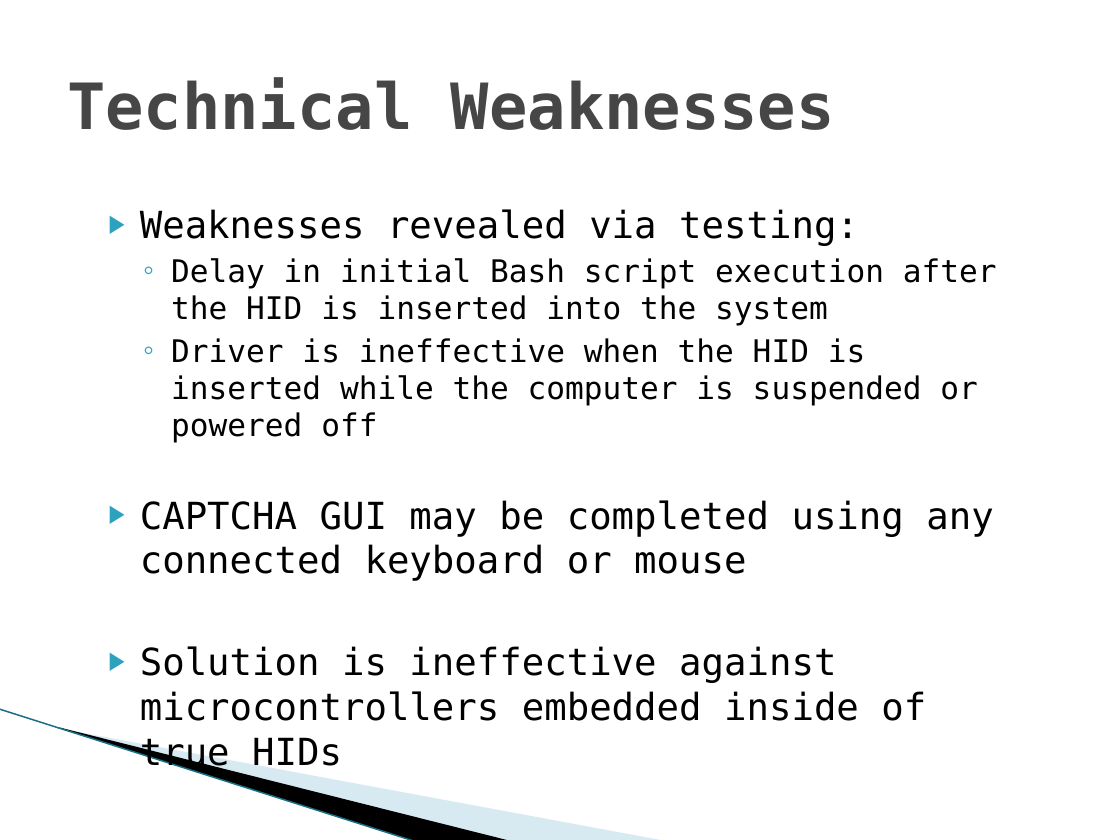
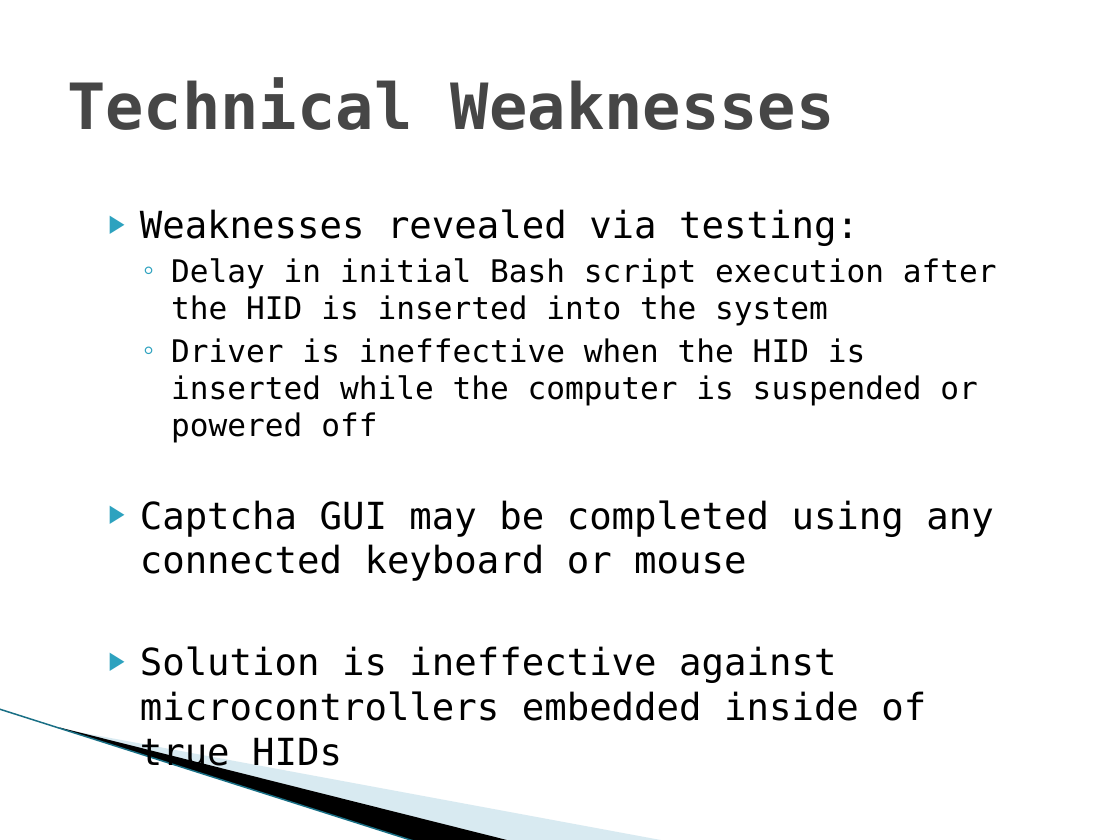
Before and after one commit to vfasburg/cse_825, a slide deck: slide 20 of Project/Final_Project_Presentation_Fasburg_Reiff_Thomas.pptx. Drawn at 1120x840 pixels with LibreOffice and Linux fonts; fonts in the diff are those of the drawing; background and template pictures are left out. Boxes give left, top, right and bottom in pixels: in the first picture for what was removed or moved away, otherwise in the second. Text is boxed around its words. In the diff, an @@ line names an element or a change of style, - is before the commit and + after.

```diff
--- a/Project/Final_Project_Presentation_Fasburg_Reiff_Thomas.pptx
+++ b/Project/Final_Project_Presentation_Fasburg_Reiff_Thomas.pptx
@@ text at (140, 500, 993, 581): text changed @@
-▶ CAPTCHA GUI may be completed using any connected keyboard or mouse
+▶ Captcha GUI may be completed using any connected keyboard or mouse
```
Also in this commit, not shown: 8 other slides changed.
